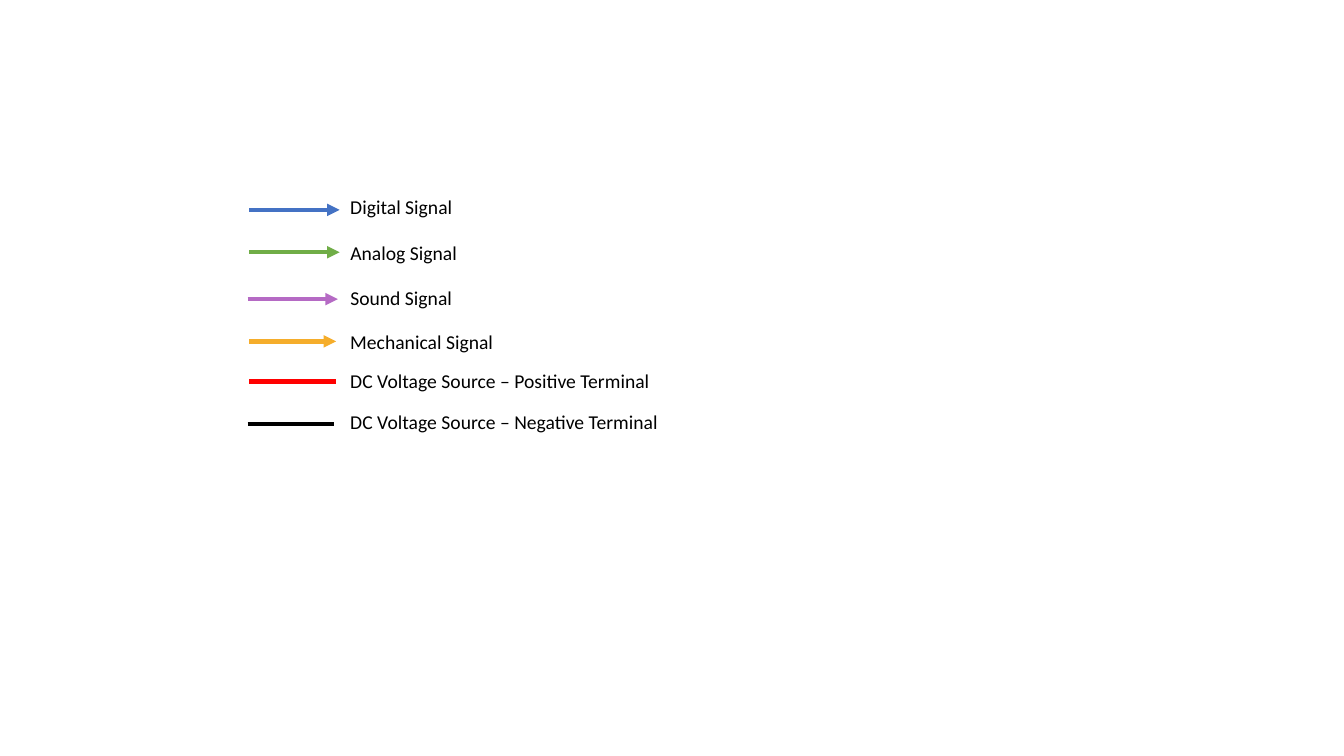
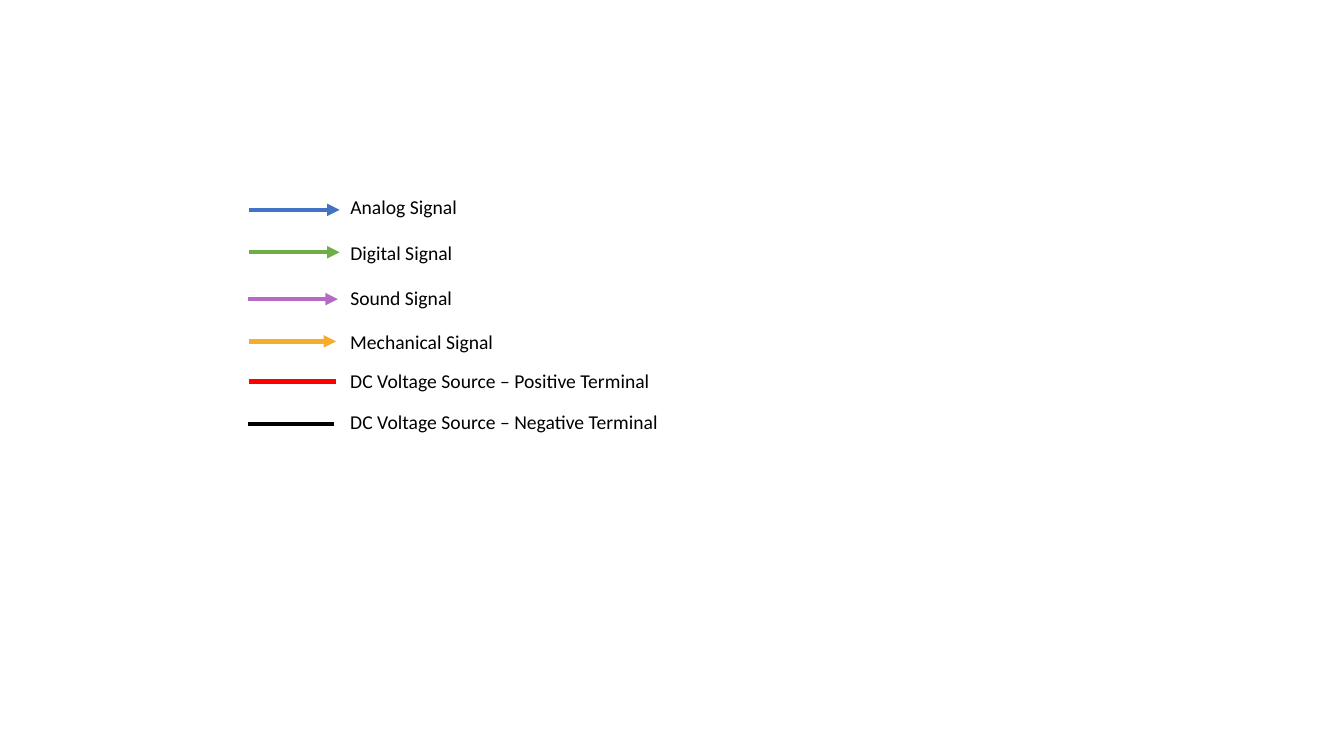
Before and after one commit to HD-UMD/ECE4981, a slide deck: slide 2 of Assignment Submission Files/Draft Concept Description Submission/System Block Diagram.pptx. Drawn at 1344x756 pixels with LibreOffice and Linux fonts; fonts in the diff are those of the drawing. Boxes give left, top, right and bottom in pixels: in the first picture for what was removed or moved away, otherwise in the second. Text is boxed around its words. In the diff, an @@ line names an element or a change of style, - is before the commit and + after.

```diff
--- a/Assignment Submission Files/Draft Concept Description Submission/System Block Diagram.pptx
+++ b/Assignment Submission Files/Draft Concept Description Submission/System Block Diagram.pptx
@@ text at [350, 200, 457, 218]: text changed @@
-Digital Signal
+Analog Signal
@@ text at [350, 246, 452, 264]: text changed @@
-Analog Signal
+Digital Signal
```
Also in this commit, not shown: 1 other slide changed, 1 other file.
